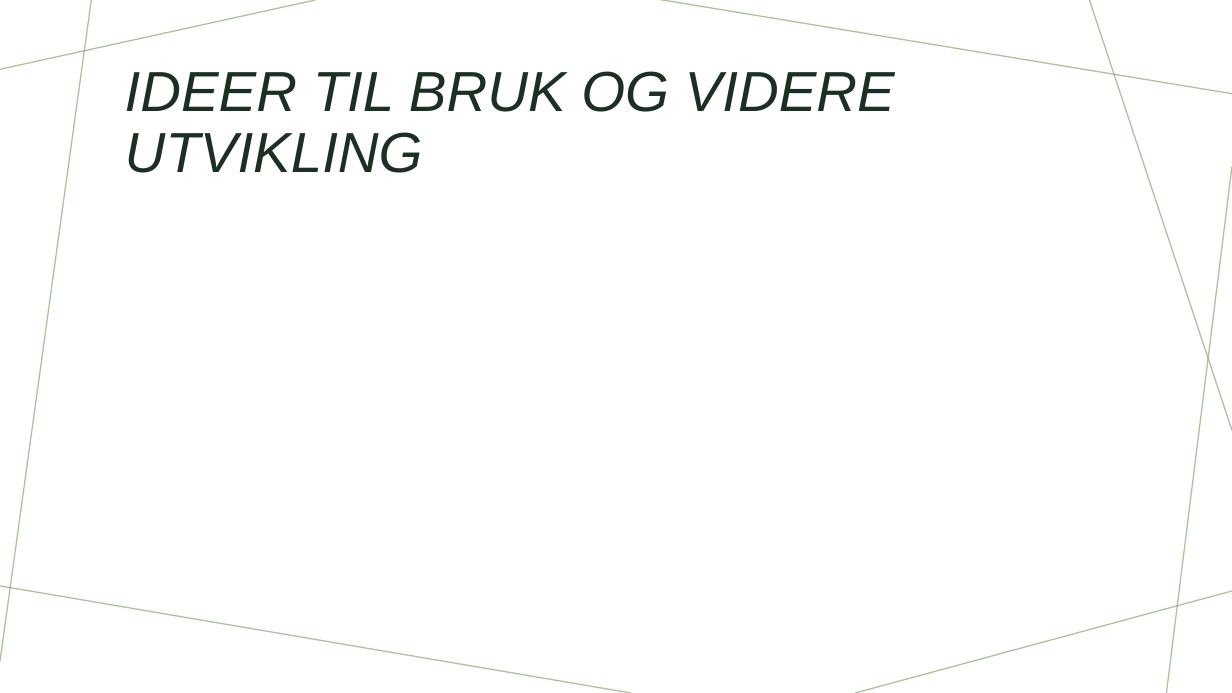
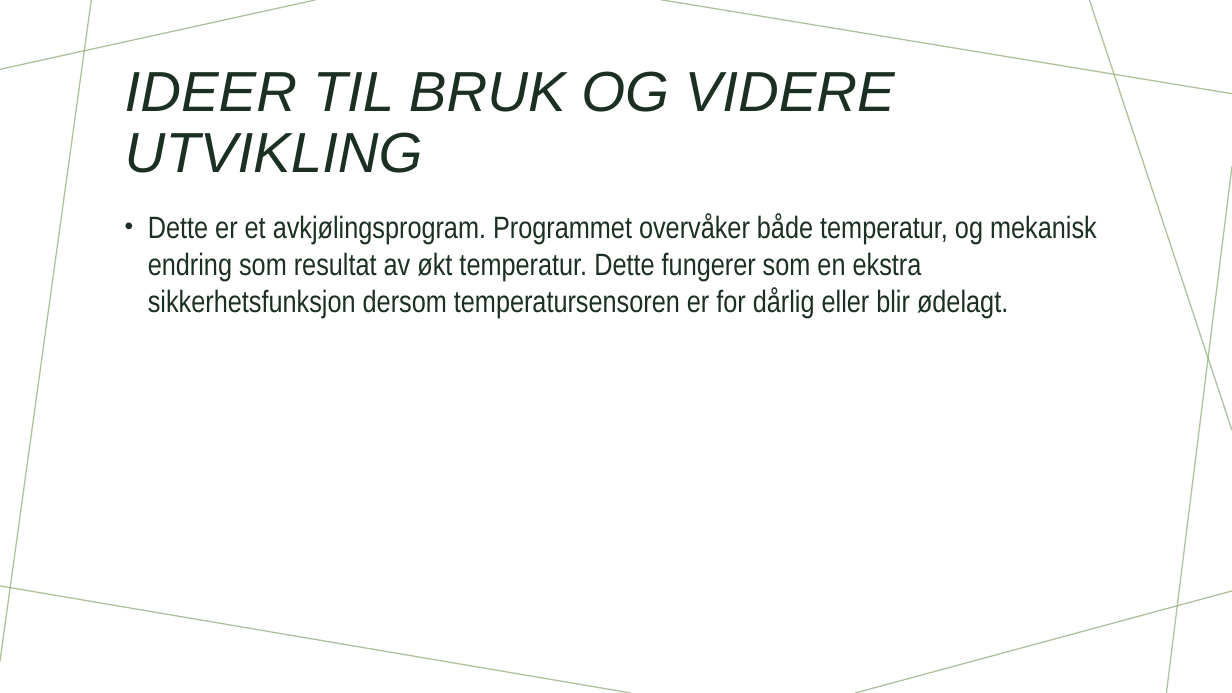
Before and after one commit to IELET2111-project/Hourglass, a slide deck: slide 10 of Presentasjon mikrokontrollere.pptx. Drawn at 1232x693 pixels with LibreOffice and Linux fonts; fonts in the diff are those of the drawing. Boxes give left, top, right and bottom in pixels: in the first picture for what was removed or moved away, otherwise in the second. Text is boxed around its words. In the diff, an @@ line names an element or a change of style, - is before the commit and + after.

```diff
--- a/Presentasjon mikrokontrollere.pptx
+++ b/Presentasjon mikrokontrollere.pptx
@@ text added at [148, 213, 1097, 318], 24 pt, text #1B3022 @@
+• Dette er et avkjølingsprogram. Programmet overvåker både temperatur, og mekanisk endring som resultat av økt temperatur. Dette fungerer som en ekstra sikkerhetsfunksjon dersom temperatursensoren er for dårlig eller blir ødelagt.
```
Also in this commit, not shown: 2 other slides changed, 2 other files.
